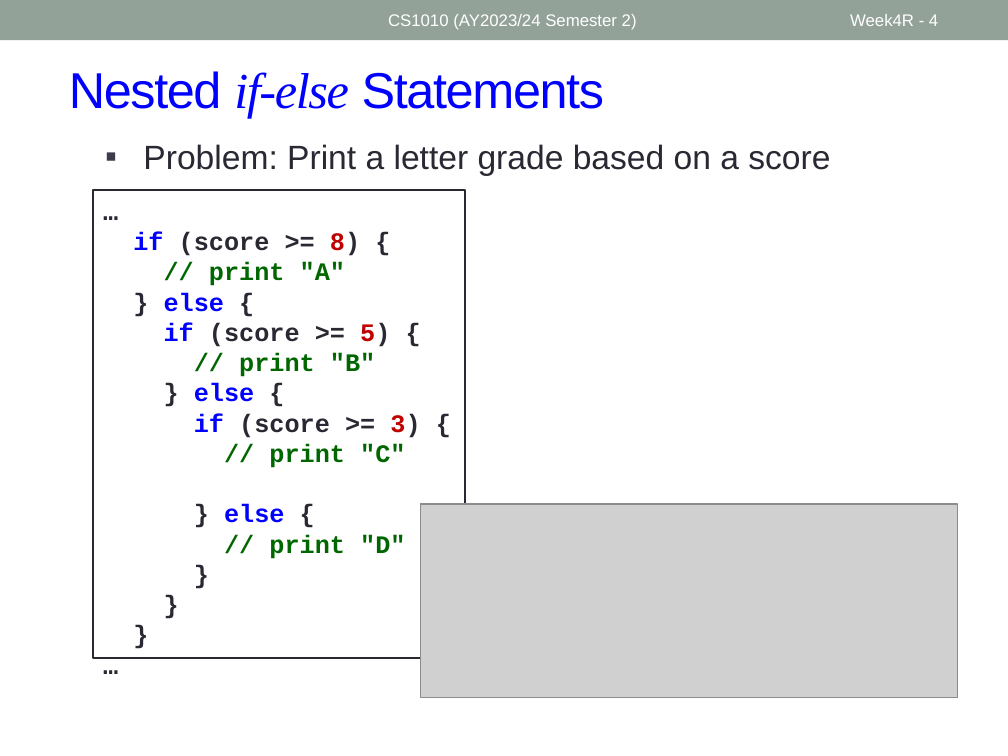
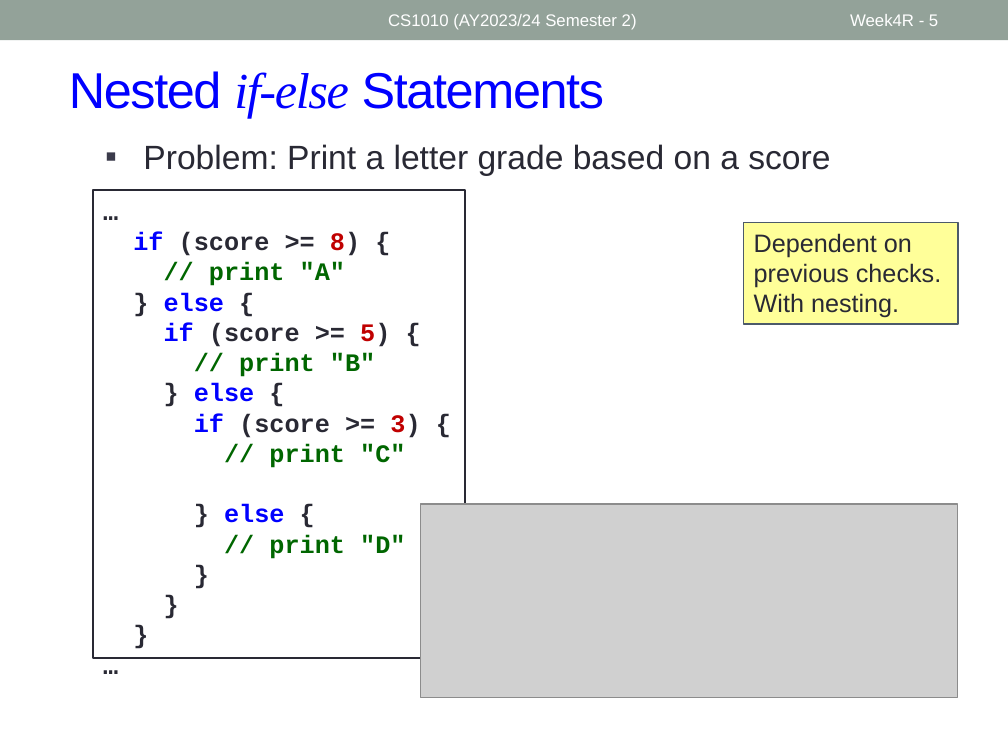
Before and after one commit to nus-cs1010-2425-s2/website, a slide deck: slide 5 of slides/Week4_Recap.pptx (slide 4 before the commit). Drawn at 1008x756 pixels with LibreOffice and Linux fonts; fonts in the diff are those of the drawing; grey boxes stand for pictures. Boxes give left, top, right and bottom in pixels: in the first picture for what was removed or moved away, otherwise in the second. Text is boxed around its words. In the diff, an @@ line names an element or a change of style, - is before the commit and + after.

```diff
--- a/slides/Week4_Recap.pptx
+++ b/slides/Week4_Recap.pptx
@@ page number at (850, 14, 938, 26): text changed @@
-Week4R - 4
+Week4R - 5
@@ rectangle added at (744, 223, 959, 325), fill #FFFF99, outline #4C5A6A 1 pt, 18 pt, text #292934 @@
+Dependent on previous checks.
+With nesting.
```
Also in this commit, not shown: 5 other slides changed, 1 slide added, 2 other files.
